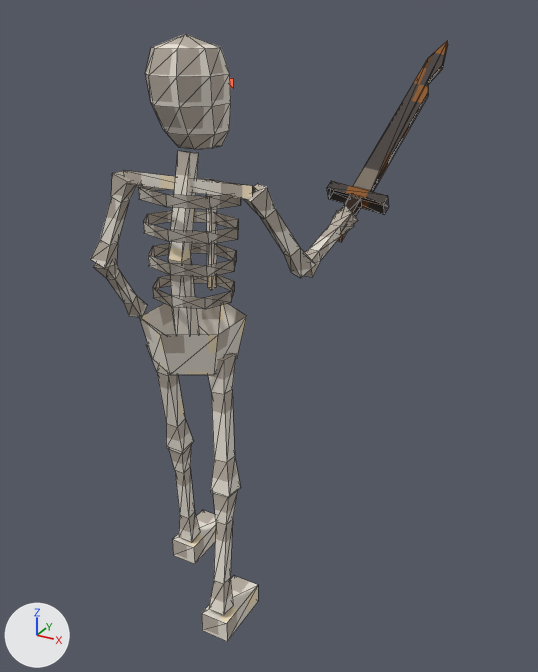
Two versions of the glTF model apps/client/public/assets/nem_scheletro.glb, one commit apart.
Both versions are drawn from a 50 mm camera at (1.116, -1.59, 1.756) aimed at (0.026, 0.391, 0.765). Arrows for +X, +Y and +Z are at lower left; the lights stay in place. The picture after the commit comes second. Mesh edges are drawn as thin lines. Vertices at exactly the same position are counted once.

Objects in the first picture: 'nem_scheletro'.
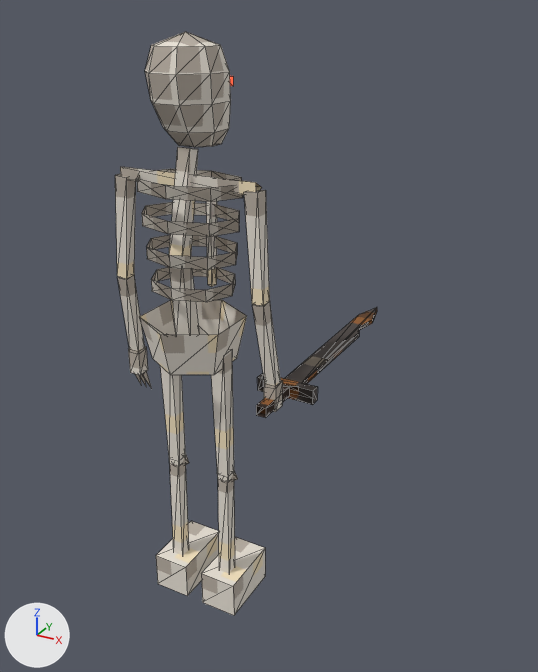
What differs and where, as boxes [x1, y1, x2, y2] in the pictures (538 x 672 px; the box of a moved part takes in the faces that stretch with it):
'nem_scheletro', reshaped, moved, rescaled (27% narrower): before [91, 34, 448, 641]; after [115, 32, 377, 615]
part 1 of me_nem_scheletro, moved or reshaped: before [139, 303, 247, 375]; after [139, 299, 247, 375]
part 2 of me_nem_scheletro, moved or reshaped: before [172, 510, 216, 564]; after [156, 521, 219, 596]
part 3 of me_nem_scheletro, moved or reshaped: before [202, 575, 258, 641]; after [201, 537, 265, 615]
part 4 of me_nem_scheletro, moved or reshaped: before [168, 151, 199, 335]; after [169, 147, 199, 335]
part 5 of me_nem_scheletro, moved or reshaped: before [138, 178, 241, 210]; after [137, 169, 243, 202]
part 6 of me_nem_scheletro, moved or reshaped: before [143, 210, 238, 244]; after [142, 202, 239, 237]
part 7 of me_nem_scheletro, moved or reshaped: before [148, 243, 236, 277]; after [147, 235, 237, 270]
part 8 of me_nem_scheletro, moved or reshaped: before [153, 275, 234, 309]; after [151, 267, 235, 302]
part 9 of me_nem_scheletro, moved or reshaped: before [206, 194, 217, 290]; after [206, 201, 217, 287]
part 10 of me_nem_scheletro, moved or reshaped: before [123, 170, 256, 199]; after [120, 166, 262, 195]
part 11 of me_nem_scheletro, added: after [128, 347, 148, 375]
part 12 of me_nem_scheletro, added: after [264, 380, 283, 412]
part 13 of me_nem_scheletro, moved or reshaped: before [337, 196, 361, 242]; after [256, 386, 289, 418]
part 14 of me_nem_scheletro, moved or reshaped: before [327, 181, 389, 214]; after [257, 373, 318, 405]
part 15 of me_nem_scheletro, moved or reshaped: before [353, 40, 448, 191]; after [283, 307, 377, 391]
part 16 of me_nem_scheletro, moved or reshaped: before [145, 34, 231, 149]; after [145, 32, 231, 147]
part 17 of me_nem_scheletro, moved or reshaped: before [333, 205, 358, 225]; after [173, 456, 189, 466]
part 18 of me_nem_scheletro, added: after [222, 471, 238, 482]
part 19 of me_nem_scheletro, deleted: before [91, 171, 354, 615]
part 20 of me_nem_scheletro, added: after [115, 174, 281, 573]

What changed in the scene script:
```text
Change me_nem_scheletro:
    used by ob_nem_scheletro; location = (0.027, 0.435, 0.85); scale = (0.85, 0.85, 0.85)
    remove me_nem_scheletro.from_pydata(...)  # 341 vertices, 553 faces; spans x -0.43..0.43, y -0.7..0.7, z -1.0..1.0
    add me_nem_scheletro.from_pydata(...)  # 299 vertices, 453 faces; spans x -0.26..0.33, y -0.15..0.83, z 0.0..1.71
    me_nem_scheletro part 1: the loose piece of 12 vertices spanning x -0.18..0.12, y -0.69..-0.34, z -0.01..0.14 is scaled about its middle by 0.85, then moved by (0.03, 0.51, 0.84)
    me_nem_scheletro part 2: the loose piece of 8 vertices spanning x -0.25..-0.14, y -0.42..-0.19, z -1.0..-0.92 is scaled about its middle by (1.12, 0.913, 1.44), then moved by (0.11, 0.35, 1.02)
    me_nem_scheletro part 3: the loose piece of 8 vertices spanning x 0.08..0.19, y -0.7..-0.48, z -1.0..-0.92 is scaled about its middle by (1.12, 0.913, 1.44), then moved by (-0.04, 0.63, 1.02)
    me_nem_scheletro part 4: the loose piece of 12 vertices spanning x -0.06..0.0, y -0.6..-0.48, z 0.06..0.68 is scaled about its middle by (0.85, 0.85, 0.834), then moved by (0.03, 0.52, 0.8)
    me_nem_scheletro part 5: the loose piece of 16 vertices spanning x -0.21..0.15, y -0.62..-0.38, z 0.53..0.57 is scaled about its middle by (0.878, 0.85, 0.902), then moved by (0.03, 0.51, 0.79)
    me_nem_scheletro part 6: the loose piece of 16 vertices spanning x -0.2..0.14, y -0.62..-0.38, z 0.42..0.46 is scaled about its middle by (0.88, 0.85, 0.905), then moved by (0.03, 0.51, 0.8)
    me_nem_scheletro part 7: the loose piece of 16 vertices spanning x -0.19..0.12, y -0.62..-0.38, z 0.32..0.36 is scaled about its middle by (0.883, 0.85, 0.905), then moved by (0.03, 0.51, 0.82)
    me_nem_scheletro part 8: the loose piece of 16 vertices spanning x -0.17..0.11, y -0.62..-0.38, z 0.21..0.25 is scaled about its middle by (0.886, 0.85, 0.903), then moved by (0.03, 0.51, 0.84)
    me_nem_scheletro part 9: the loose piece of 6 vertices spanning x -0.05..-0.02, y -0.41..-0.36, z 0.2..0.54 is scaled about its middle by (0.853, 0.851, 0.879), then moved by (0.03, 0.49, 0.81)
    me_nem_scheletro part 10: the loose piece of 6 vertices spanning x -0.27..0.2, y -0.52..-0.49, z 0.56..0.6 is scaled about its middle by (0.893, 0.807, 0.811), then moved by (0.03, 0.51, 0.77)
    me_nem_scheletro part 11: the loose piece of 8 vertices spanning x -0.25..-0.14, y -0.42..-0.19, z -1.0..-0.92 is copied, and the copy is scaled about its middle by (0.364, 0.173, 0.97), then moved by (-0.04, 0.34, 1.73); it spans x -0.26..-0.22, y 0.01..0.05, z 0.73..0.81
    me_nem_scheletro part 12: the loose piece of 8 vertices spanning x 0.08..0.19, y -0.7..-0.48, z -1.0..-0.92 is copied, and the copy is scaled about its middle by (0.365, 0.173, 0.97), then moved by (0.1, 0.62, 1.73); it spans x 0.22..0.26, y 0.01..0.05, z 0.73..0.81
    me_nem_scheletro part 13: the loose piece of 8 vertices spanning x 0.28..0.34, y -0.16..0.0, z 0.35..0.48 is multiplied about its middle by the matrix ((0.829, 0.0, -0.117), (0.067, 0.686, 0.476), (0.096, -0.48, 0.679)), then moved by (-0.07, 0.11, 0.34)
    me_nem_scheletro part 14: the loose piece of 8 vertices spanning x 0.21..0.43, y -0.03..0.04, z 0.42..0.52 is multiplied about its middle by the matrix ((0.834, 0.0, -0.117), (0.067, 0.69, 0.479), (0.096, -0.483, 0.683)), then moved by (-0.08, 0.11, 0.28)
    me_nem_scheletro part 15: the loose piece of 14 vertices spanning x 0.28..0.41, y 0.01..0.7, z 0.47..0.95 is multiplied about its middle by the matrix ((0.842, 0.0, -0.118), (0.068, 0.696, 0.483), (0.097, -0.488, 0.689)), then moved by (-0.11, 0.13, 0.04)
    me_nem_scheletro part 16: the loose piece of 41 vertices spanning x -0.15..0.08, y -0.61..-0.36, z 0.68..1.0 is scaled about its middle by 0.85, then moved by (0.03, 0.51, 0.73)
    me_nem_scheletro part 17: the loose piece of 6 vertices spanning x 0.26..0.36, y -0.12..-0.03, z 0.36..0.46 is scaled about its middle by (0.744, 0.743, 0.637), then moved by (-0.4, 0.1, 0.05)
    me_nem_scheletro part 18: the loose piece of 6 vertices spanning x 0.26..0.36, y -0.12..-0.03, z 0.36..0.46 is copied, and the copy is scaled about its middle by (0.744, 0.743, 0.637), then moved by (-0.22, 0.1, 0.05); it spans x 0.05..0.12, y -0.01..0.05, z 0.43..0.49
    me_nem_scheletro part 19: 11 loose pieces with 140 vertices, spanning x -0.43..0.34, y -0.68..-0.07, z -0.91..0.59, are deleted
    me_nem_scheletro part 20: 76 vertices added at x -0.26..0.25, y -0.03..0.06, z 0.1..1.35
    other edits to the shape of me_nem_scheletro do not show in these pictures
Change ob_nem_scheletro:
    ob_nem_scheletro.scale: (0.85, 0.85, 0.85) -> (1.0, 1.0, 1.0)
    ob_nem_scheletro.location: (0.027, 0.435, 0.85) -> (0.0, 0.0, 0.0)
```
